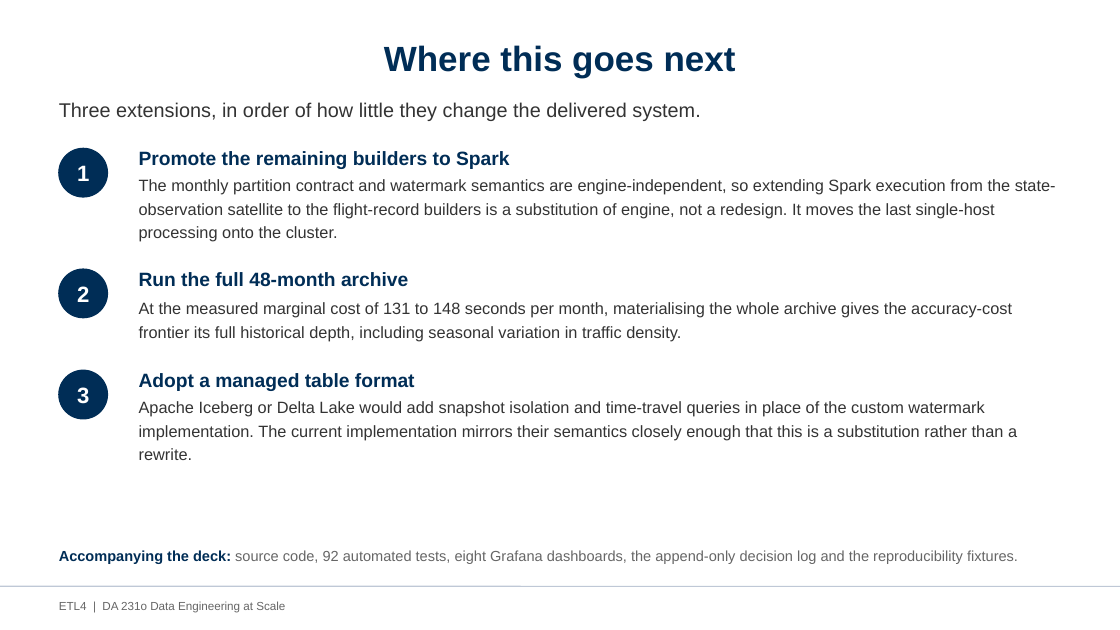
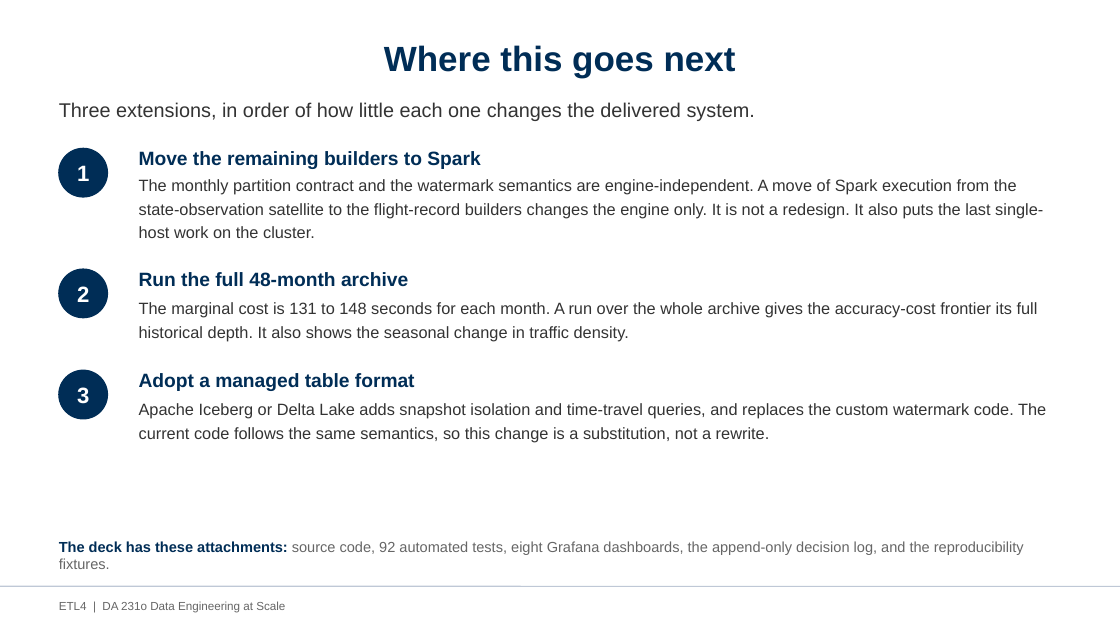
Before and after one commit to AvinashKompalli/Clean-Flight-Paths-from-Noisy-Aircraft-Data-at-Scale, a slide deck: slide 20 of etl4/docs/ETL4_Project_Presentation.pptx (slide 18 before the commit). Drawn at 1120x630 pixels with LibreOffice and Linux fonts; fonts in the diff are those of the drawing. Boxes give left, top, right and bottom in pixels: in the first picture for what was removed or moved away, otherwise in the second. Text is boxed around its words. In the diff, an @@ line names an element or a change of style, - is before the commit and + after.

```diff
--- a/etl4/docs/ETL4_Project_Presentation.pptx
+++ b/etl4/docs/ETL4_Project_Presentation.pptx
@@ text at [59, 102, 755, 121]: text changed @@
-Three extensions, in order of how little they change the delivered system.
+Three extensions, in order of how little each one changes the delivered system.
@@ text at [139, 151, 480, 169]: text changed @@
-Promote the remaining builders to Spark
+Move the remaining builders to Spark
@@ text at [139, 179, 1043, 238]: text changed @@
-The monthly partition contract and watermark semantics are engine-independent, so extending Spark execution from the state-observation satellite to the flight-record builders is a substitution of engine, not a redesign. It moves the last single-host processing onto the cluster.
+The monthly partition contract and the watermark semantics are engine-independent. A move of Spark execution from the state-observation satellite to the flight-record builders changes the engine only. It is not a redesign. It also puts the last single-host work on the cluster.
@@ text at [139, 302, 1038, 341]: text changed @@
-At the measured marginal cost of 131 to 148 seconds per month, materialising the whole archive gives the accuracy-cost frontier its full historical depth, including seasonal variation in traffic density.
+The marginal cost is 131 to 148 seconds for each month. A run over the whole archive gives the accuracy-cost frontier its full historical depth. It also shows the seasonal change in traffic density.
@@ text at [139, 403, 1046, 442]: text changed @@
-Apache Iceberg or Delta Lake would add snapshot isolation and time-travel queries in place of the custom watermark implementation. The current implementation mirrors their semantics closely enough that this is a substitution rather than a rewrite.
+Apache Iceberg or Delta Lake adds snapshot isolation and time-travel queries, and replaces the custom watermark code. The current code follows the same semantics, so this change is a substitution, not a rewrite.
@@ text at [59, 541, 1024, 569]: text changed @@
-Accompanying the deck: source code, 92 automated tests, eight Grafana dashboards, the append-only decision log and the reproducibility fixtures.
+The deck has these attachments: source code, 92 automated tests, eight Grafana dashboards, the append-only decision log, and the reproducibility fixtures.
```
Also in this commit, not shown: 14 other slides changed, 3 slides added, 1 slide removed, 1 other file.
